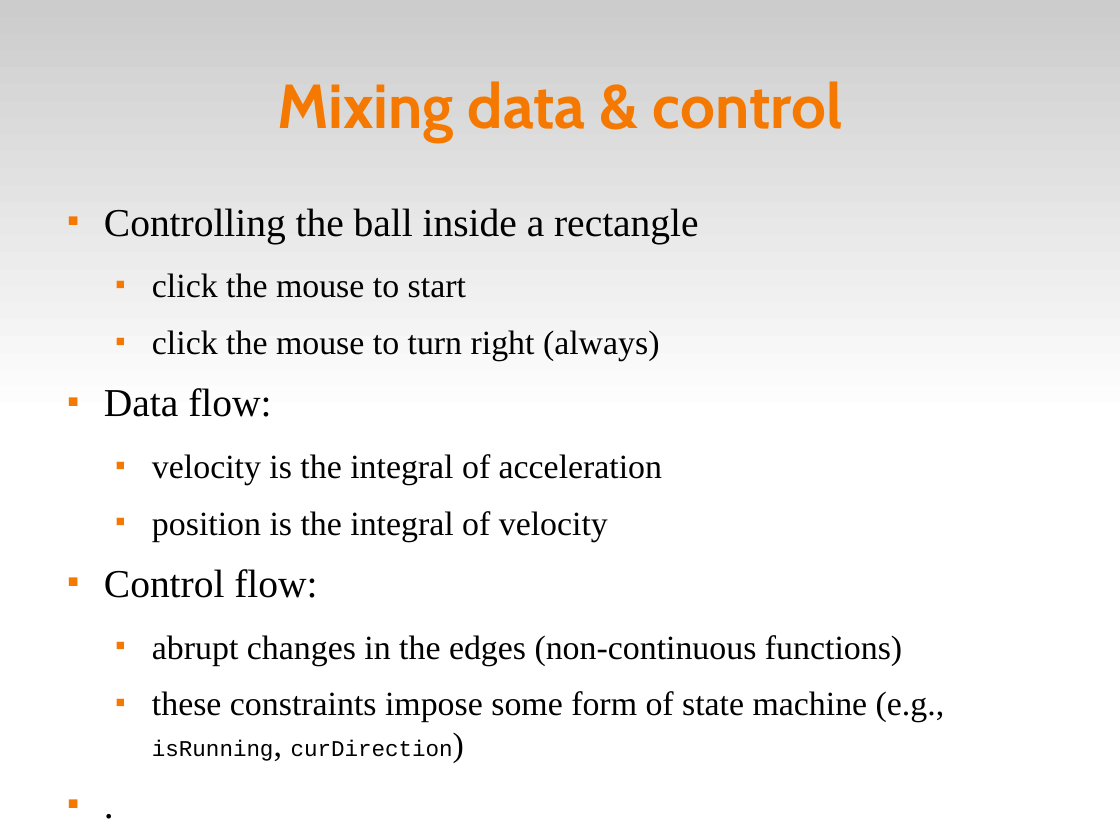
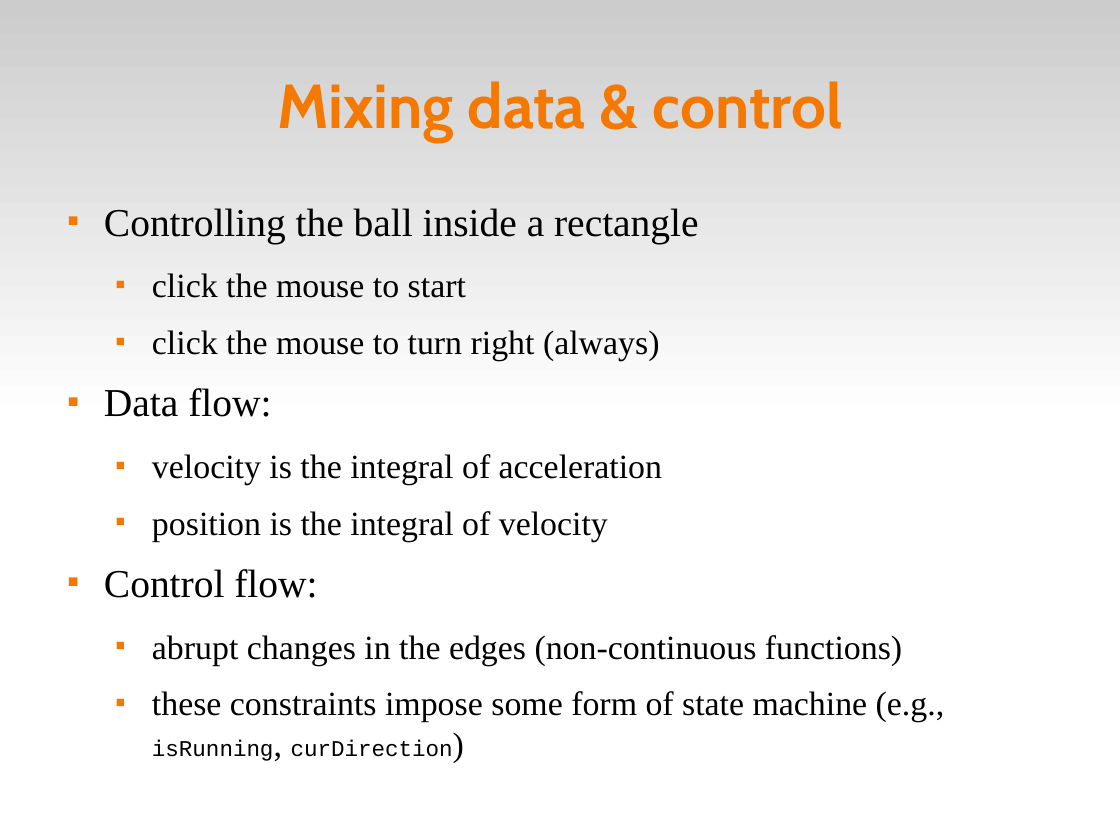
Before and after one commit to fsantanna-no/ceu-docs, a slide deck: slide 7 of ceu_curryon.odp. Drawn at 1120x840 pixels with LibreOffice and Linux fonts; fonts in the diff are those of the drawing. Boxes give left, top, right and bottom in pixels: in the first picture for what was removed or moved away, otherwise in the second. Text is boxed around its words. In the diff, an @@ line names an element or a change of style, - is before the commit and + after.

```diff
--- a/ceu_curryon.odp
+++ b/ceu_curryon.odp
@@ text at (104,208,945,761): paragraph removed @@
-■ .
```
Also in this commit, not shown: 4 other slides changed, 2 slides added, 1 slide removed, 3 other files.
